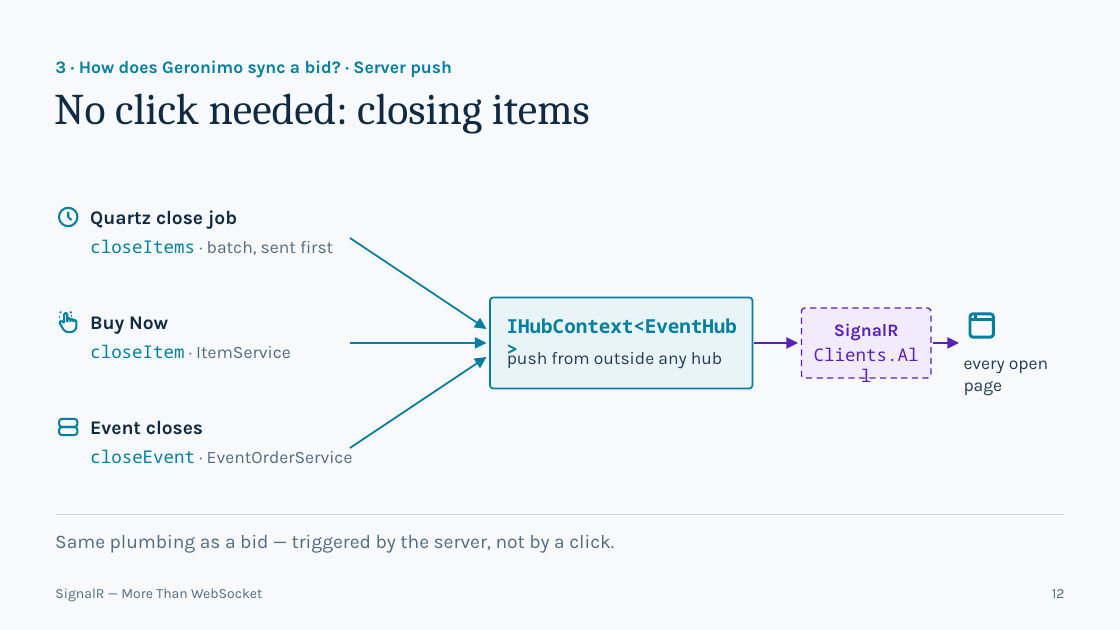
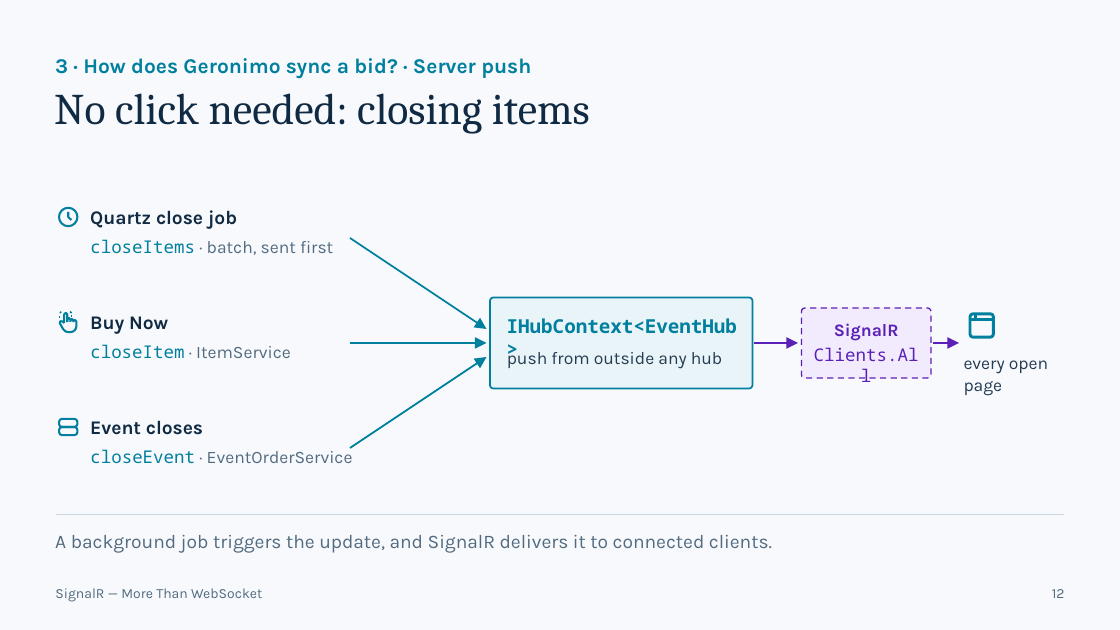
Before and after one commit to Daniiislo/TechSharing, a slide deck: slide 12 of SignalR/presentation/SignalR - More Than WebSocket.pptx. Drawn at 1120x630 pixels with LibreOffice and Linux fonts; fonts in the diff are those of the drawing. Boxes give left, top, right and bottom in pixels: in the first picture for what was removed or moved away, otherwise in the second. Text is boxed around its words. In the diff, an @@ line names an element or a change of style, - is before the commit and + after.

```diff
--- a/SignalR/presentation/SignalR - More Than WebSocket.pptx
+++ b/SignalR/presentation/SignalR - More Than WebSocket.pptx
@@ text "3 · How does Geronimo ..." at <box>55,58,531,79</box>: size 15 to 18 pt @@
@@ text at <box>55,535,772,553</box>: text changed @@
-Same plumbing as a bid — triggered by the server, not by a click.
+A background job triggers the update, and SignalR delivers it to connected clients.
```
Also in this commit, not shown: 12 other slides changed, 2 slides added, 2 slides removed, 38 other files.
